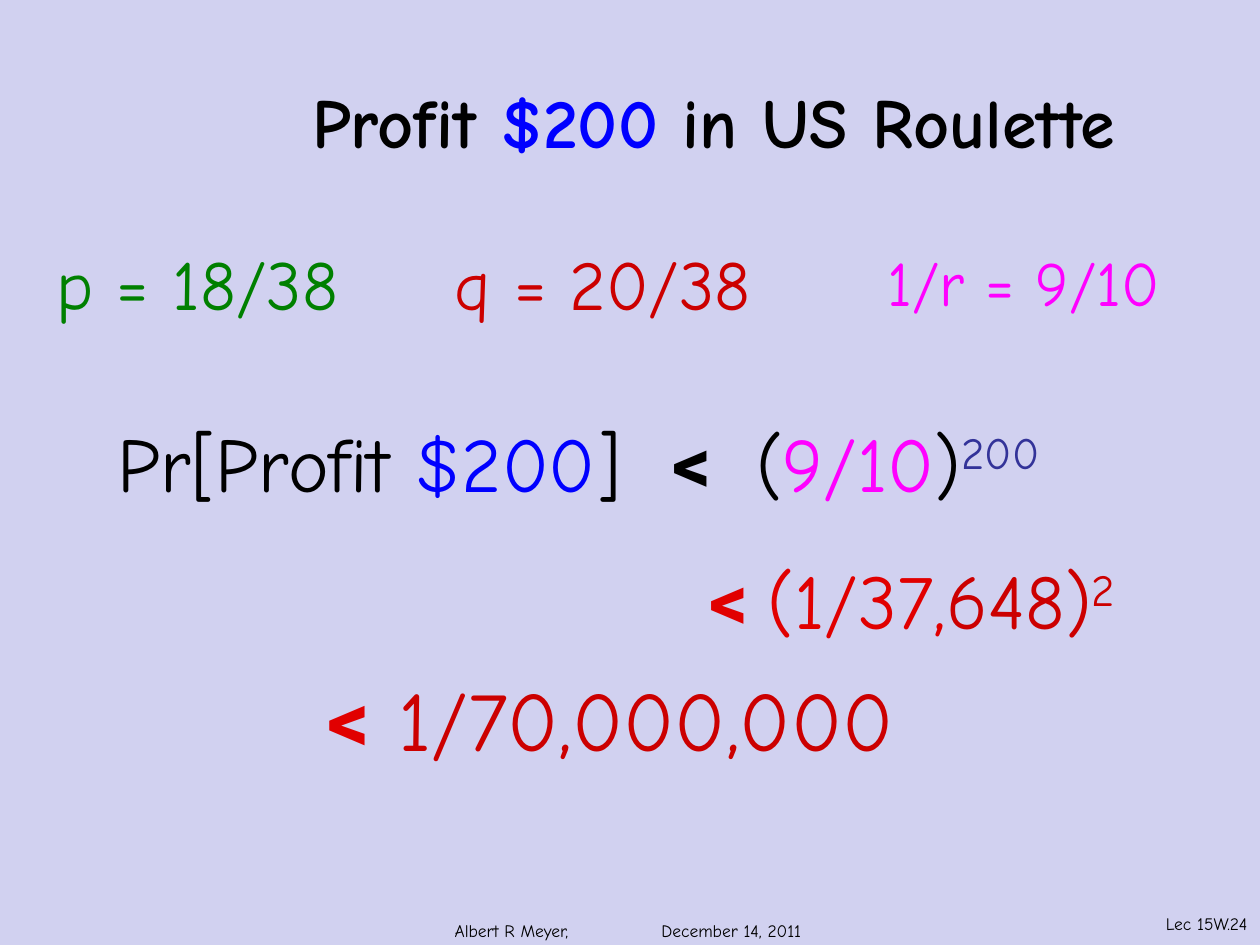
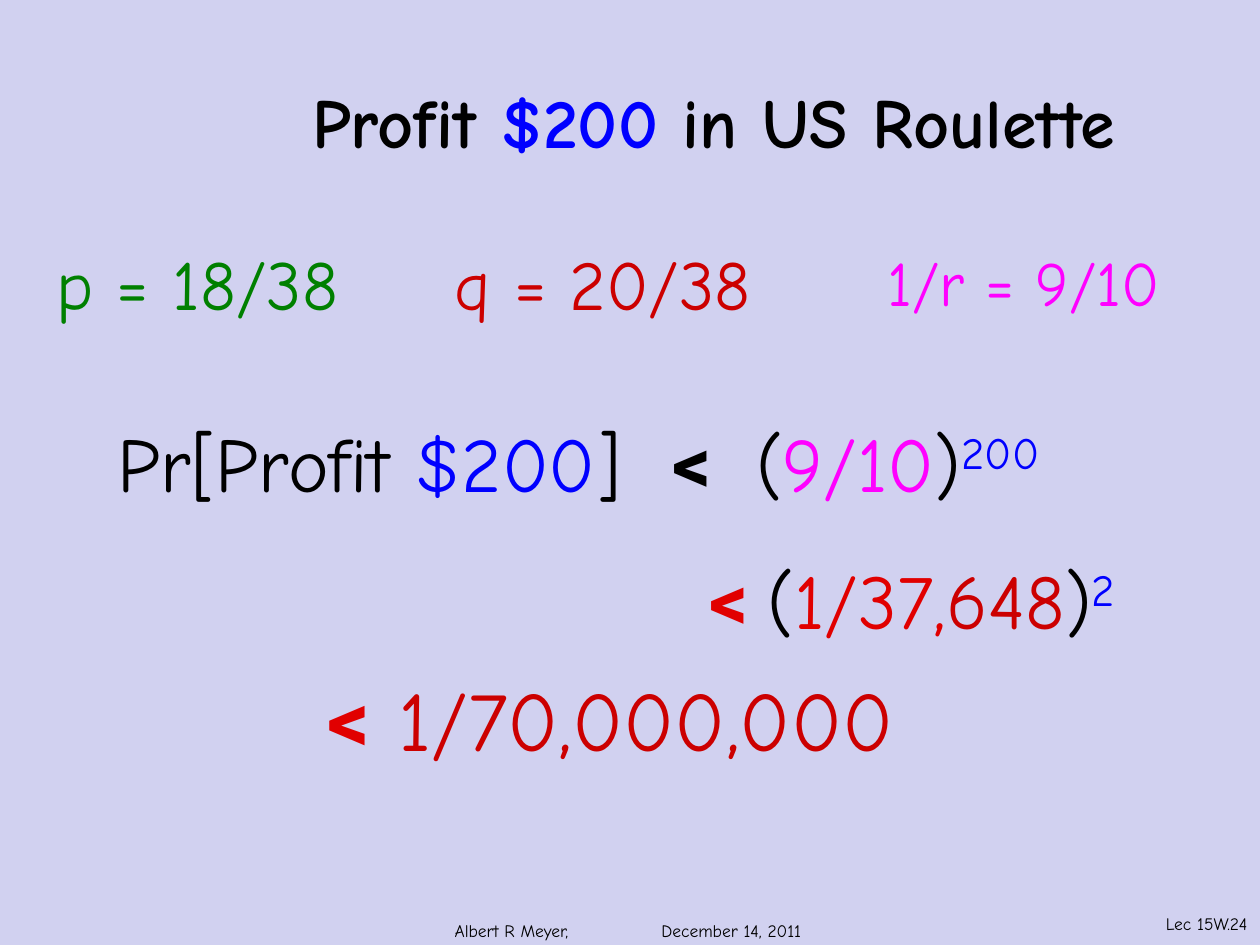
Before and after one commit to armeyer/mcs_web, a slide deck: slide 24 of fall11/slidesF11/slides15w.pptx. Drawn at 1260x945 pixels with LibreOffice and Linux fonts; fonts in the diff are those of the drawing; background and template pictures are left out. Boxes give left, top, right and bottom in pixels: in the first picture for what was removed or moved away, otherwise in the second. Text is boxed around its words. In the diff, an @@ line names an element or a change of style, - is before the commit and + after.

```diff
--- a/fall11/slidesF11/slides15w.pptx
+++ b/fall11/slidesF11/slides15w.pptx
@@ text "Pr[Profit $200] < (9/10)200" at [117, 430, 1040, 502]: text colour #333399 to #0000FF in "(9/10)200" @@
@@ text "< (1/37,648)2" at [768, 568, 1115, 639]: text colour #E10000 to #000000, text colour #CC0000 to #000000, text colour #CC0000 to #0000FF in "(1/37,648)2" @@
```
Also in this commit, not shown: 12 other slides changed.
